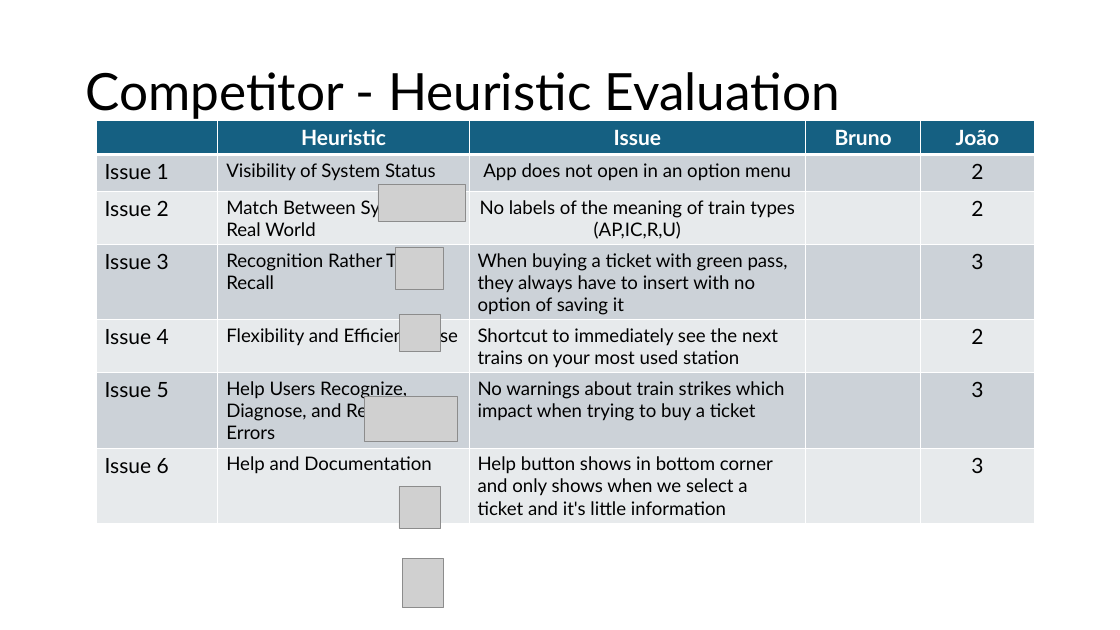
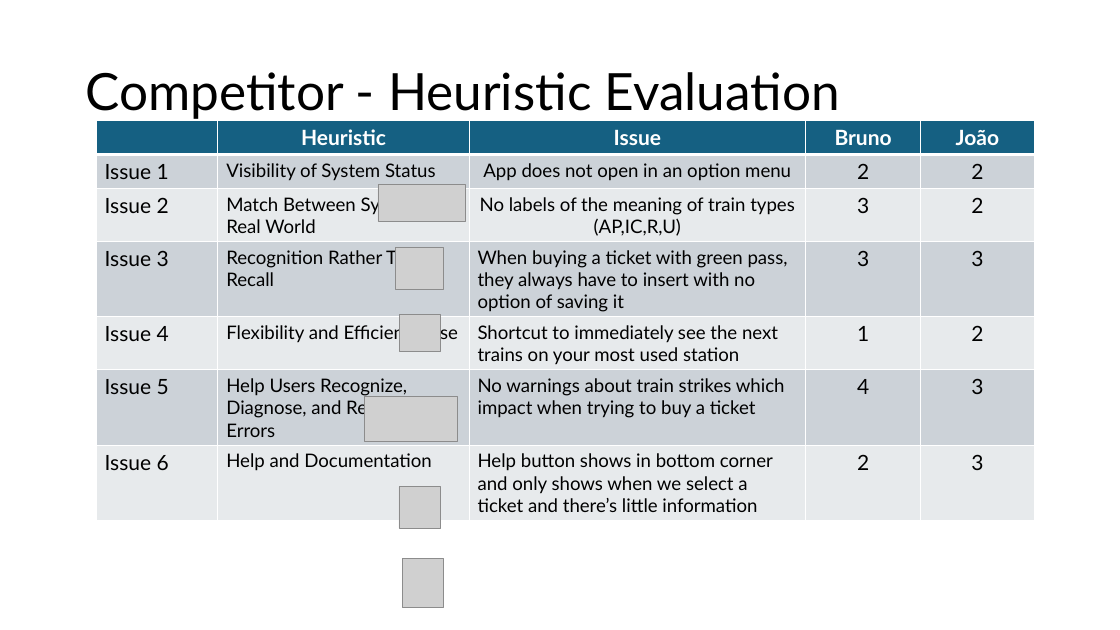
Before and after one commit to JoaoBastos023/HCI-CP-Logbook, a slide deck: slide 5 of presentation_1/Presentation1.pptx. Drawn at 1120x630 pixels with LibreOffice and Linux fonts; fonts in the diff are those of the drawing; grey boxes stand for pictures. Boxes give left, top, right and bottom in pixels: in the first picture for what was removed or moved away, otherwise in the second. Text is boxed around its words. In the diff, an @@ line names an element or a change of style, - is before the commit and + after.

```diff
--- a/presentation_1/Presentation1.pptx
+++ b/presentation_1/Presentation1.pptx
@@ table at bbox=[97, 120, 1034, 522] @@
-row 2, column 4: 
+row 2, column 4: 2
-row 3, column 4: 
+row 3, column 4: 3
-row 4, column 4: 
+row 4, column 4: 3
-row 5, column 4: 
+row 5, column 4: 1
-row 6, column 4: 
+row 6, column 4: 4
-row 7, column 3: Help button shows in bottom corner and only shows when we select a ticket and it's little information
+row 7, column 3: Help button shows in bottom corner and only shows when we select a ticket and there’s little information
-row 7, column 4: 
+row 7, column 4: 2
@@ borders changed @@
```
Also in this commit, not shown: 6 other slides changed, 1 slide removed.
